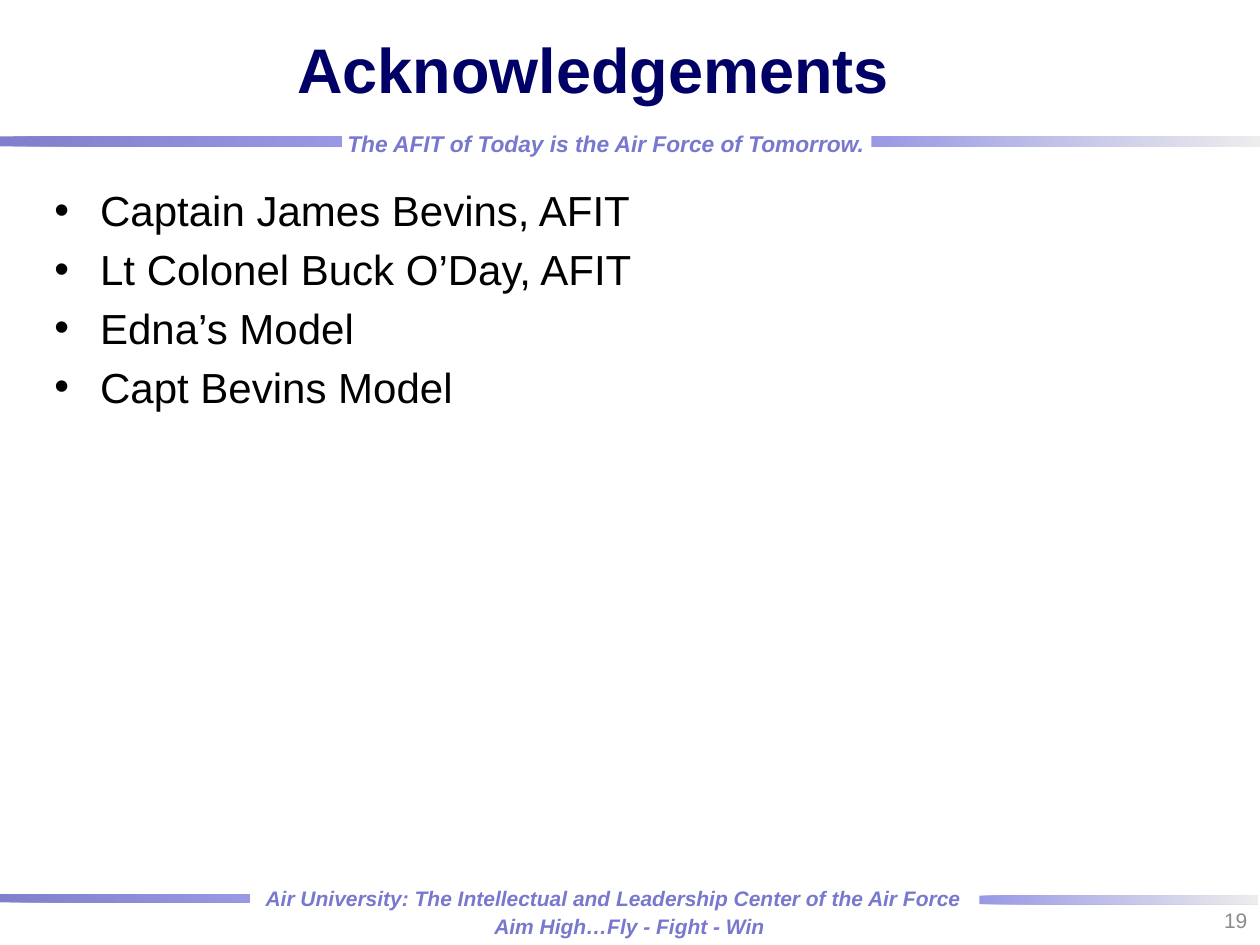
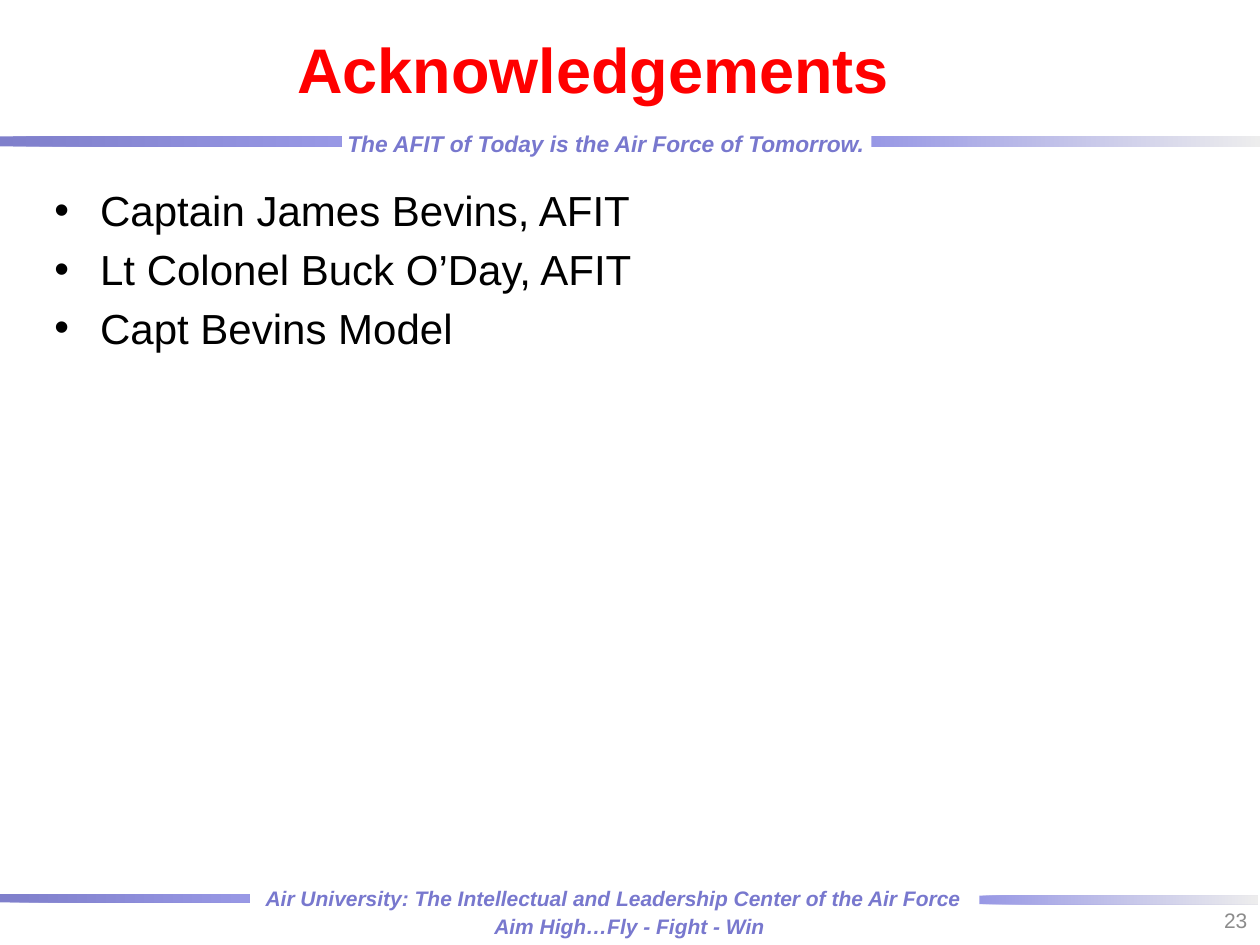
Before and after one commit to rtorzilli/GeDetector-Project, a slide deck: slide 23 of Report/HPGe_Automation Optimization_MCNP_Model.pptx (slide 19 before the commit). Drawn at 1260x945 pixels with LibreOffice and Linux fonts; fonts in the diff are those of the drawing; background and template pictures are left out. Boxes give left, top, right and bottom in pixels: in the first picture for what was removed or moved away, otherwise in the second. Text is boxed around its words. In the diff, an @@ line names an element or a change of style, - is before the commit and + after.

```diff
--- a/Report/HPGe_Automation Optimization_MCNP_Model.pptx
+++ b/Report/HPGe_Automation Optimization_MCNP_Model.pptx
@@ title "Acknowledgements" at (x1=297, y1=47, x2=888, y2=104): text colour #000066 to #FF0000 @@
@@ text at (x1=100, y1=313, x2=353, y2=345): paragraph removed @@
-• Edna’s Model
@@ page number at (x1=1224, y1=913, x2=1247, y2=928): text changed @@
-19
+23
```
Also in this commit, not shown: 4 other slides changed, 5 slides added, 1 slide removed, 1 other file.
